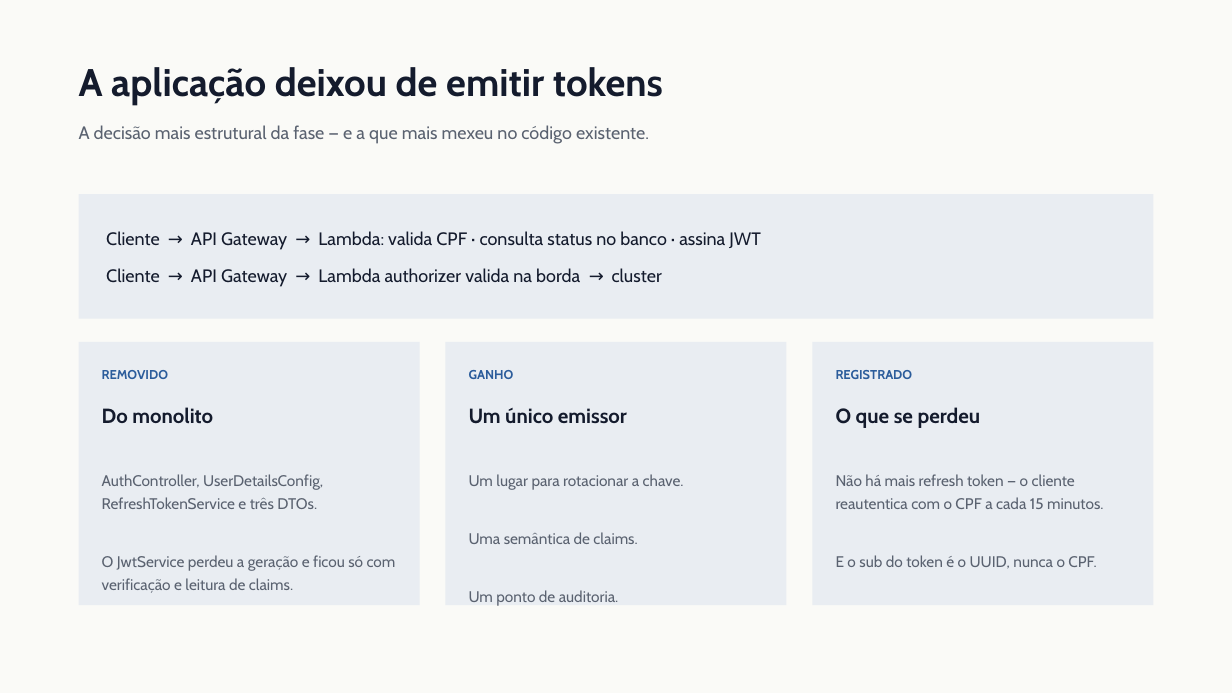
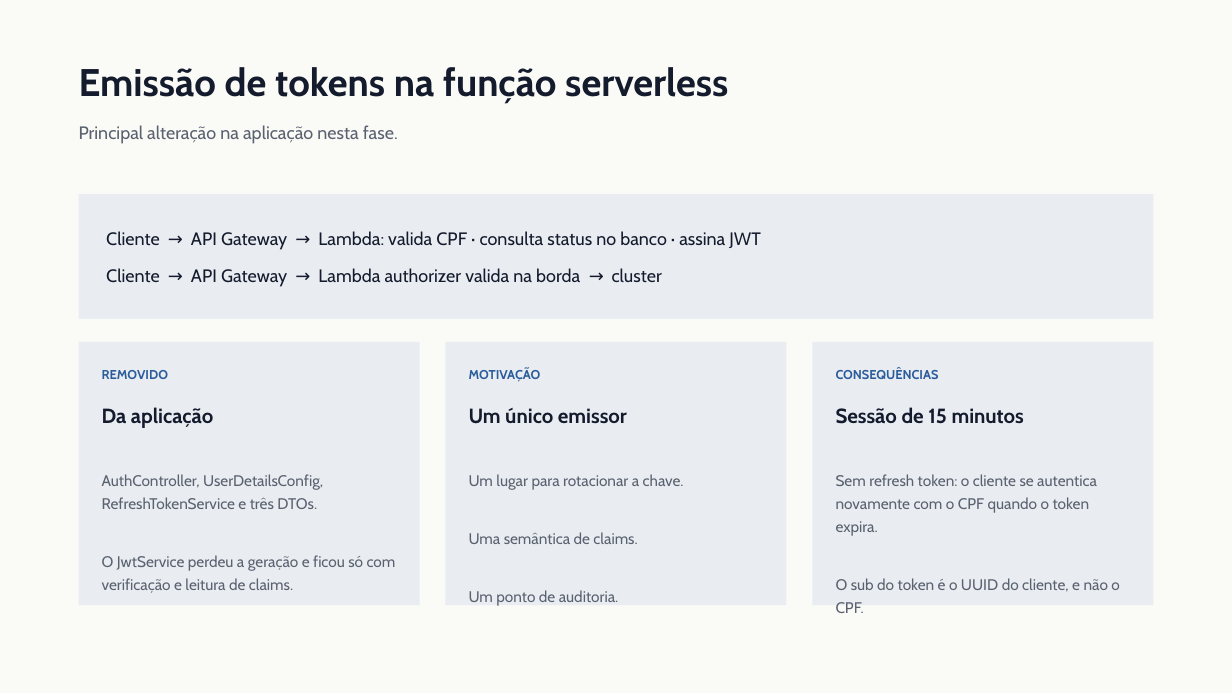
Before and after one commit to Guilherme-Fumagali/tech-challenge-1, a slide deck: slide 4 of docs/tech-challenge-3/apresentacao.pptx. Drawn at 1232x693 pixels with LibreOffice and Linux fonts; fonts in the diff are those of the drawing. Boxes give left, top, right and bottom in pixels: in the first picture for what was removed or moved away, otherwise in the second. Text is boxed around its words. In the diff, an @@ line names an element or a change of style, - is before the commit and + after.

```diff
--- a/docs/tech-challenge-3/apresentacao.pptx
+++ b/docs/tech-challenge-3/apresentacao.pptx
@@ text at (79, 67, 728, 104): text changed @@
-A aplicação deixou de emitir tokens
+Emissão de tokens na função serverless
@@ text at (79, 125, 398, 144): text changed @@
-A decisão mais estrutural da fase — e a que mais mexeu no código existente.
+Principal alteração na aplicação nesta fase.
@@ text at (469, 368, 541, 382): text changed @@
-GANHO
+MOTIVAÇÃO
@@ text at (836, 368, 939, 379): text changed @@
-REGISTRADO
+CONSEQUÊNCIAS
@@ text at (102, 407, 213, 428): text changed @@
-Do monolito
+Da aplicação
@@ text at (836, 407, 1024, 424): text changed @@
-O que se perdeu
+Sessão de 15 minutos
@@ text at (836, 474, 1119, 592): text changed @@
-Não há mais refresh token — o cliente reautentica com o CPF a cada 15 minutos.
-E o sub do token é o UUID, nunca o CPF.
+Sem refresh token: o cliente se autentica novamente com o CPF quando o token expira.
+O sub do token é o UUID do cliente, e não o CPF.
```
Also in this commit, not shown: 13 other slides changed, 1 other file.
